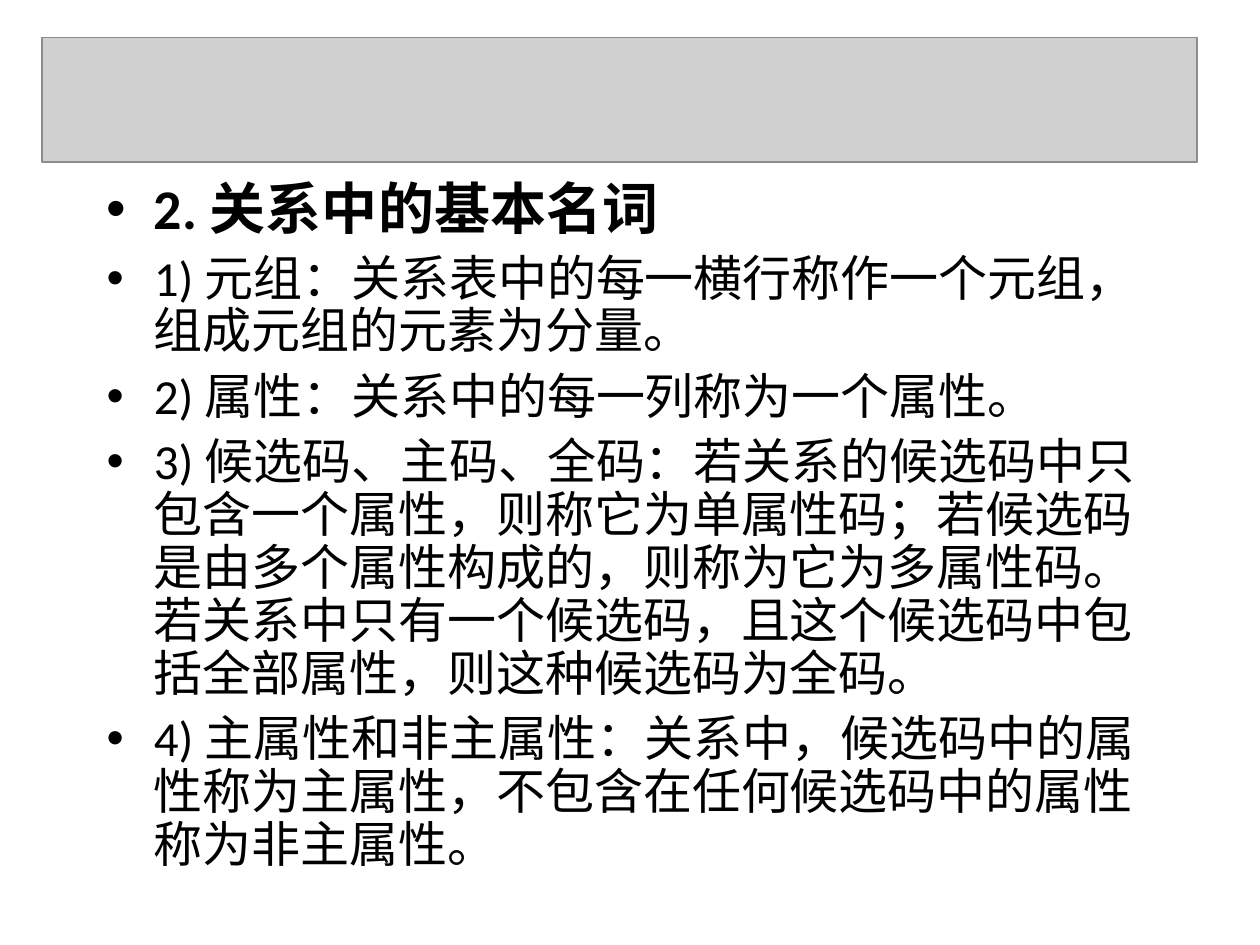
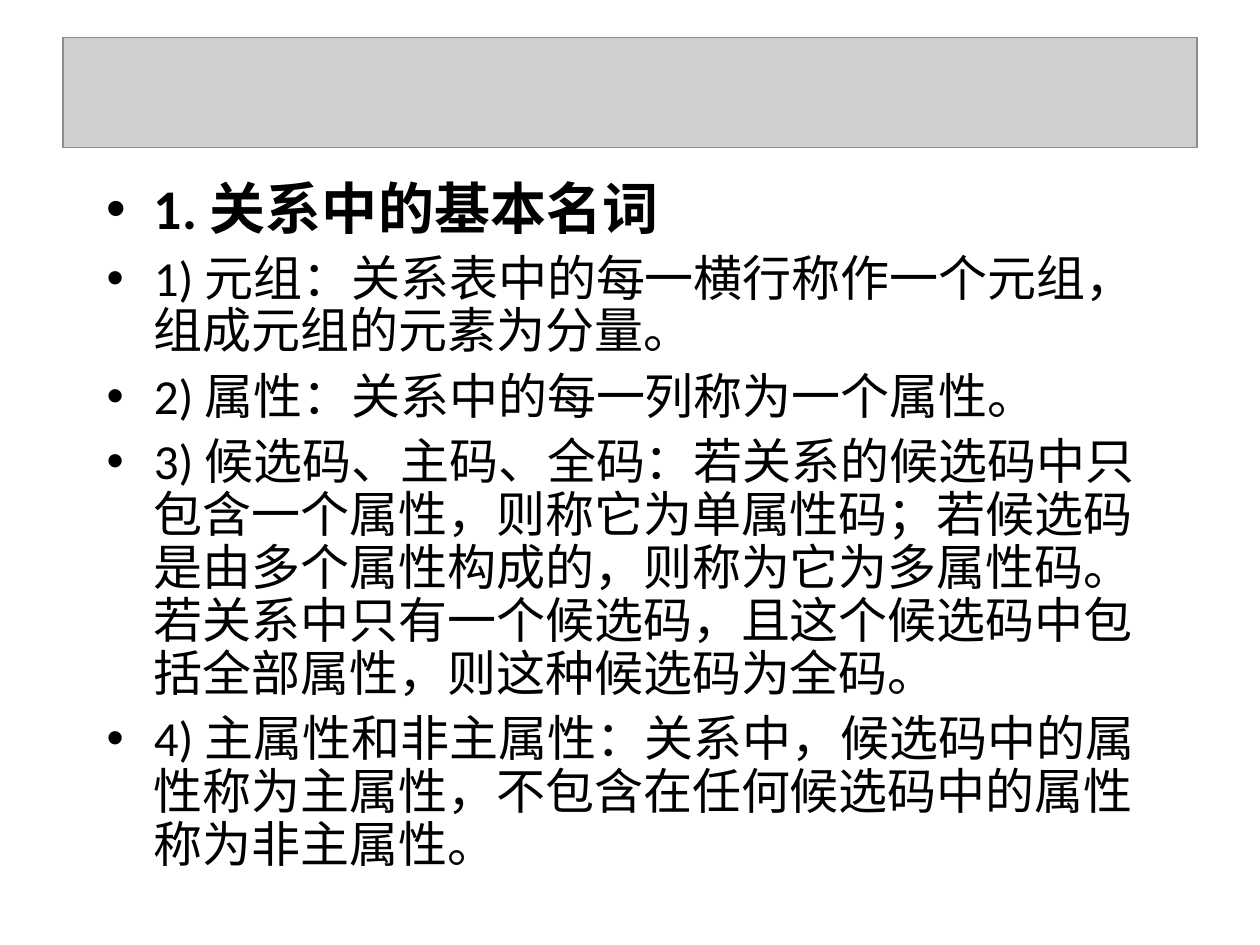
Before and after one commit to yuqingmao2019/MyWorkSpace, a slide deck: slide 57 of 数据库ppt/第1章.ppt (slide 45 before the commit). Drawn at 1260x945 pixels with LibreOffice and Linux fonts; fonts in the diff are those of the drawing; grey boxes stand for pictures; background and template pictures are left out. Boxes give left, top, right and bottom in pixels: in the first picture for what was removed or moved away, otherwise in the second. Text is boxed around its words. In the diff, an @@ line names an element or a change of style, - is before the commit and + after.

```diff
--- a/数据库ppt/第1章.ppt
+++ b/数据库ppt/第1章.ppt
@@ picture: place and size @@
-picture at [42, 38, 1197, 163]
+picture at [63, 38, 1197, 147]
@@ text at [154, 181, 658, 234]: text changed @@
-• 2. 关系中的基本名词
+• 1. 关系中的基本名词
```
Also in this commit, not shown: 84 other slides changed, 51 slides added, 36 slides removed, 7 other files.
